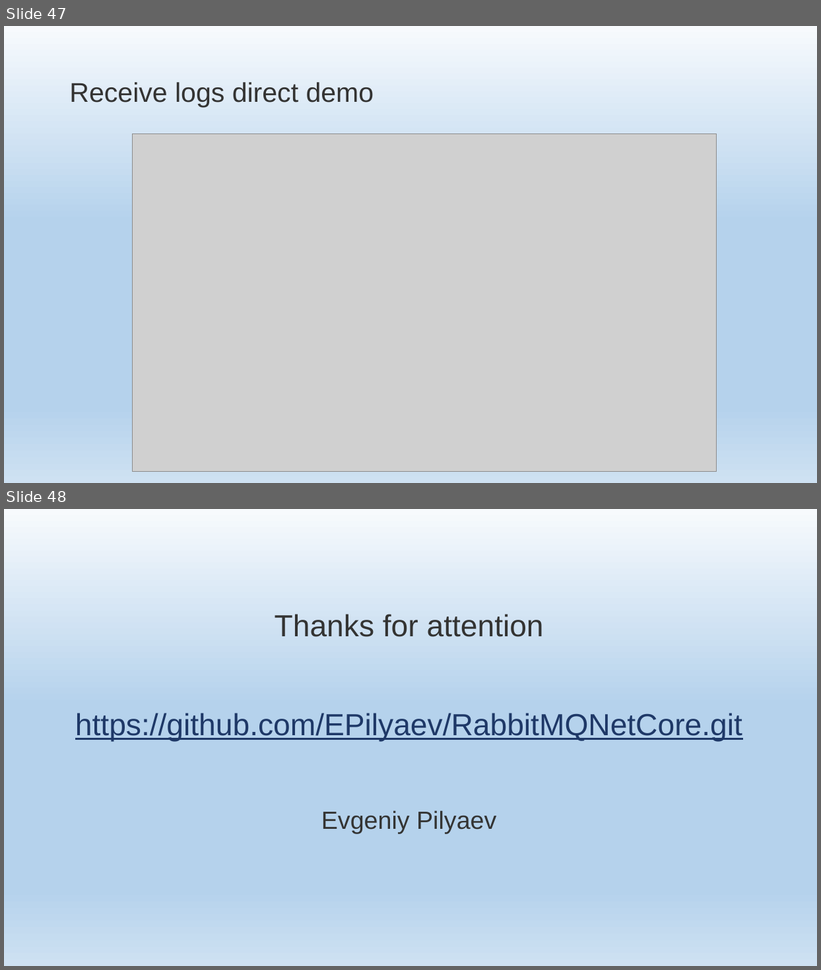
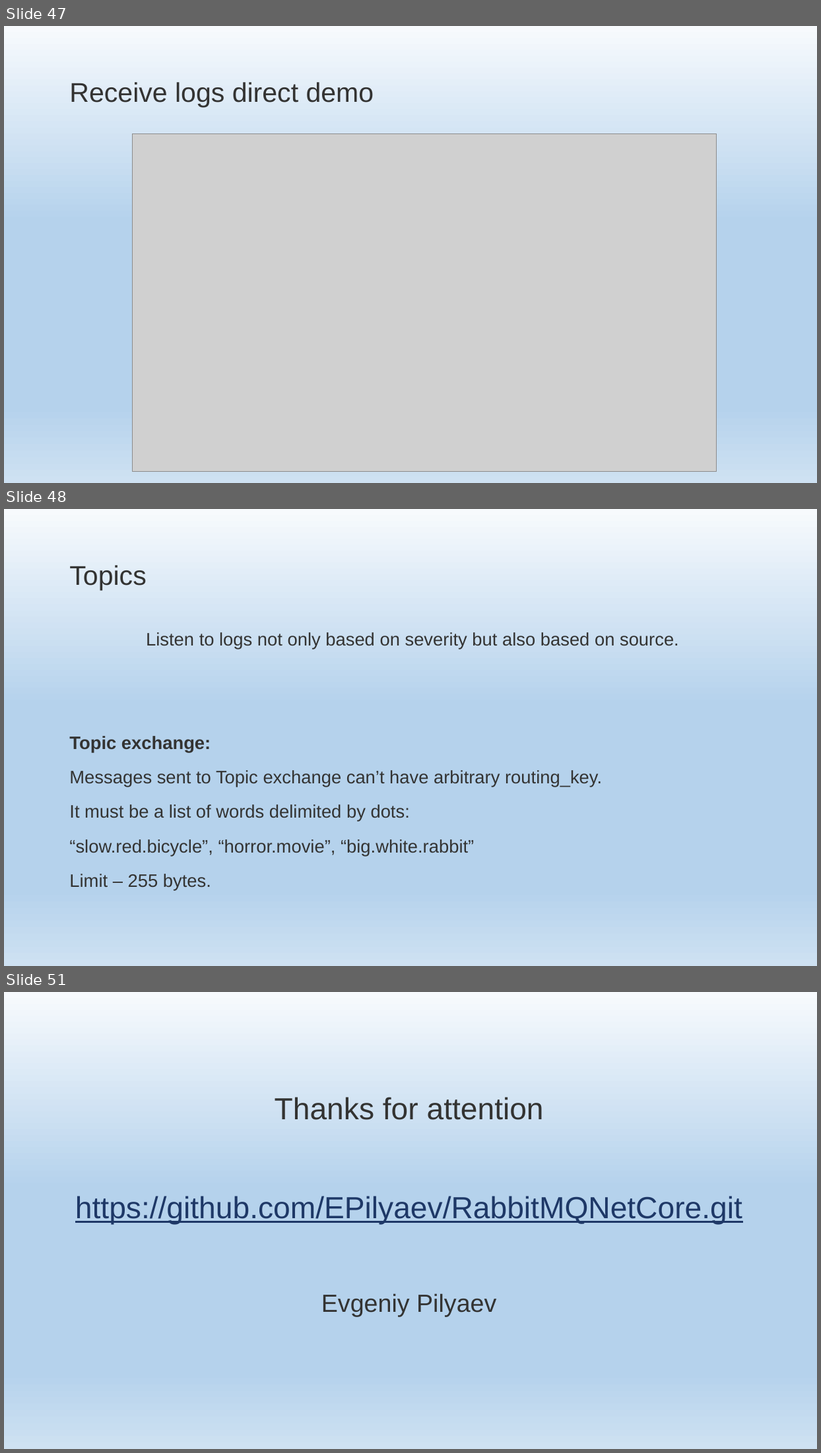
Before and after one commit to EPilyaev/RabbitMQNetCore, a slide deck: RabbitMQNetCore.pptm. Shown one above the other, each under a label of ours: slides 47 and 48 before the commit, slides 47, 48 and 51 after it; the slides between them are not shown. The pictures are 821x970 and 821x1453 pixels, drawn with LibreOffice and Linux fonts; fonts in the diff are those of the drawing; grey boxes stand for pictures; background and template pictures are left out. Boxes give left, top, right and bottom in pixels: in the first picture for what was removed or moved away, otherwise in the second. Text is boxed around its words. In the diff, an @@ line names an element or a change of style, - is before the commit and + after.

Commit message:
Add topic exhange theory

```diff
--- a/RabbitMQNetCore.pptm
+++ b/RabbitMQNetCore.pptm
@@ slide 48 added at (4, 509, 817, 966), background gradient #F7FAFD to #B5D2EC to #CEE1F2 @@
@@ title added at (69, 565, 146, 590), 48 pt, text #333332 @@
+Topics
@@ text added at (69, 632, 679, 891), 32 pt, text #333332 @@
+Listen to logs not only based on severity but also based on source.
+Topic exchange:
+Messages sent to Topic exchange can’t have arbitrary routing_key.
+It must be a list of words delimited by dots:
+“slow.red.bicycle”, “horror.movie”, “big.white.rabbit”
+Limit – 255 bytes.
@@ what was slide 48 is now slide 51 @@
```
Also in this commit, not shown: 2 other slides added.
